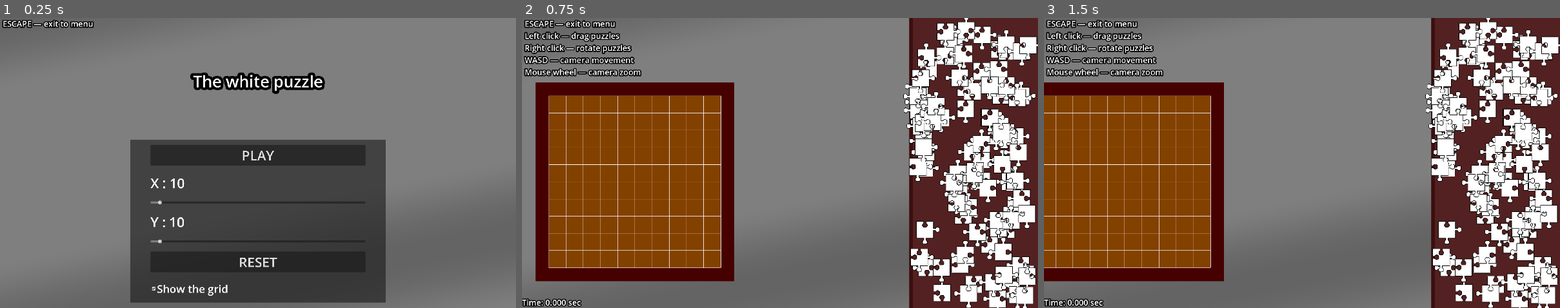
Above: before the commit, frames 1-3 (left to right).
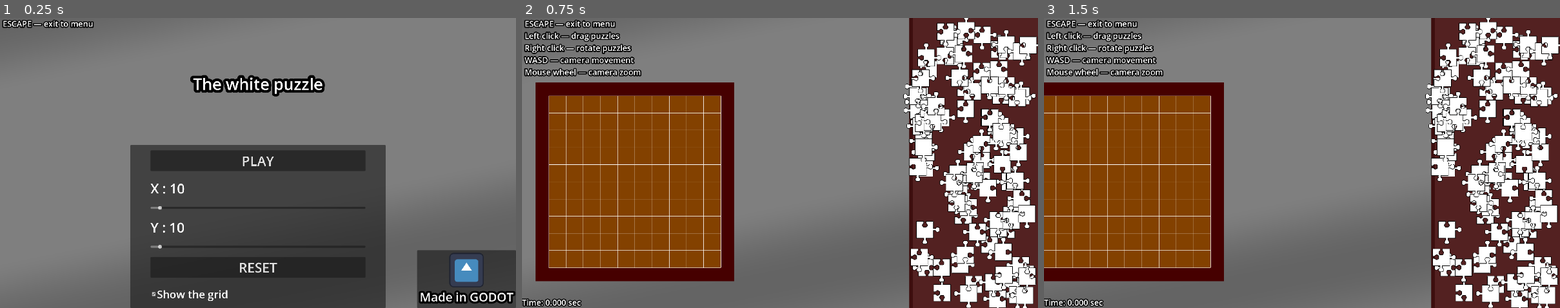
Above: after the commit, the same moments.

Repository: Mister-Ky/The-white-puzzle
Game: Godot game, scene res://scenes/Menu.tscn
Two runs of this game, one before a commit and one after it. Both use one fixed random seed, a clock stepped at 60 frames per second and the inputs below. The engine's default icon, where the game draws it, is replaced by a stand-in: a white triangle on a blue panel in a dark square.
Inputs (mouse positions are in pixels of both pictures, inside the frame that each line leads up to):
- Up to frame 1 (0.25 s): no input
- Up to frame 2 (0.75 s): click "PLAY" at 0.5 s
- Up to frame 3 (1.5 s): tap Enter at 1.25 s; move the mouse to (1415, 148) at 1.27 s; press the mouse at (1415, 148) at 1.28 s; hold D (ui_right) from 1.28 s (still down)

The runs differ from the first frame. In frame 1, 9.2% of the frame differs, in the area x 25-100%, y 18-100%; in frame 2, nothing differs; in frame 3, nothing differs.

Commit message:
Update Menu.tscn

Diff:
--- a/scenes/Menu.tscn
+++ b/scenes/Menu.tscn
@@ -1,11 +1,17 @@
-[gd_scene load_steps=6 format=3 uid="uid://dmoi8egpgdrjb"]
+[gd_scene load_steps=8 format=3 uid="uid://dmoi8egpgdrjb"]
 
 [ext_resource type="Script" path="res://scripts/Menu.gd" id="1_xvtuy"]
 [ext_resource type="Material" uid="uid://dj72mh5bhamaf" path="res://data/fon_material.tres" id="2_tyq73"]
+[ext_resource type="Texture2D" uid="uid://co0wbvsgu31rb" path="res://godot_icon.svg" id="3_c6fof"]
 
 [sub_resource type="LabelSettings" id="LabelSettings_b1eln"]
 font_size = 30
 outline_size = 15
+outline_color = Color(0, 0, 0, 1)
+
+[sub_resource type="LabelSettings" id="LabelSettings_k4k1x"]
+font_size = 45
+outline_size = 30
 outline_color = Color(0, 0, 0, 1)
 
 [sub_resource type="LabelSettings" id="LabelSettings_ape0v"]
@@ -38,6 +44,37 @@
 grow_vertical = 2
 color = Color(1, 1, 1, 0)
 
+[node name="godot" type="PanelContainer" parent="."]
+anchors_preset = 3
+anchor_left = 1.0
+anchor_top = 1.0
+anchor_right = 1.0
+anchor_bottom = 1.0
+offset_left = -348.0
+offset_top = -195.0
+grow_horizontal = 0
+grow_vertical = 0
+
+[node name="margin" type="MarginContainer" parent="godot"]
+layout_mode = 2
+theme_override_constants/margin_left = 10
+theme_override_constants/margin_top = 10
+theme_override_constants/margin_right = 10
+theme_override_constants/margin_bottom = 10
+
+[node name="vbox" type="VBoxContainer" parent="godot/margin"]
+layout_mode = 2
+
+[node name="godot_icon" type="TextureRect" parent="godot/margin/vbox"]
+layout_mode = 2
+texture = ExtResource("3_c6fof")
+stretch_mode = 3
+
+[node name="label" type="Label" parent="godot/margin/vbox"]
+layout_mode = 2
+text = "Made in GODOT"
+label_settings = SubResource("LabelSettings_k4k1x")
+
 [node name="margin" type="MarginContainer" parent="."]
 anchors_preset = 15
 anchor_right = 1.0
@@ -47,7 +84,6 @@
 theme_override_constants/margin_left = 20
 theme_override_constants/margin_top = 20
 theme_override_constants/margin_right = 20
-theme_override_constants/margin_bottom = 20
 
 [node name="vbox" type="VBoxContainer" parent="margin"]
 layout_mode = 2
